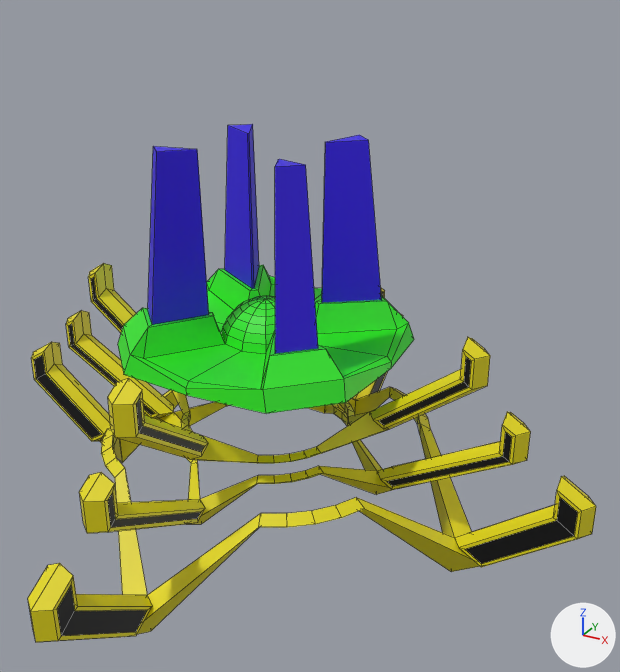
One commit to the Blender file blender_files/jdeivid/ruina/v4/stella_crest_charging.blend: the scene before it, then after it.
Before and after are seen from a camera (50 mm lens) standing at (27.2, -43.7, 29.0) and looking at (2.9, 0.6, 6.8). Arrows for +X, +Y and +Z are at lower right; the lights stay in place. Mesh edges are drawn as thin lines.

In view in the first picture: 'stella_crest_charging'.
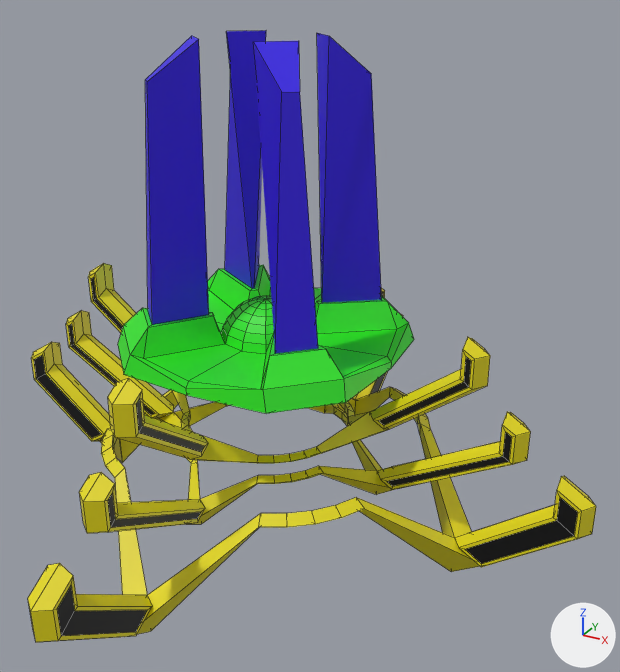
The edits, one by one:
me_hand_crest_v1 has 245 vertices, 216 faces and spans x -21.8..0.0, y -21.8..0.0, z -7.3..18.9.
me_hand_crest_v1 is used by ob_stella_crest_charging; location (0.0, 0.0, 0.0).
Part 1, on me_hand_crest_v1:
Vertex 145 of me_hand_crest_v1 moves from (-2.7, -2.8, 18.8) at pixel (197, 149) to (-1.7, -3.5, 25.0) at pixel (198, 39).
Vertex 146 of me_hand_crest_v1 moves from (-2.8, -2.7, 18.8) at pixel (197, 149) to (-3.5, -1.7, 25.0) at pixel (191, 35).
Vertex 147 of me_hand_crest_v1 moves from (-3.9, -5.1, 18.9) at pixel (156, 151) to (-4.3, -5.0, 22.8) at pixel (147, 81).
Vertex 148 of me_hand_crest_v1 moves from (-5.1, -3.9, 18.9) at pixel (153, 146) to (-5.0, -4.3, 22.8) at pixel (145, 79).

Where the change shows, as pixel boxes (x1, y1, x2, y2) in the pictures (620 x 672 px; the box of a moved part takes in the faces that stretch with it):
'stella_crest_charging', reshaped (18% taller): before (28, 124, 596, 642); after (28, 31, 596, 642)
part 1 of me_hand_crest_v1, moved or reshaped: before (148, 124, 382, 354); after (145, 31, 382, 354)
